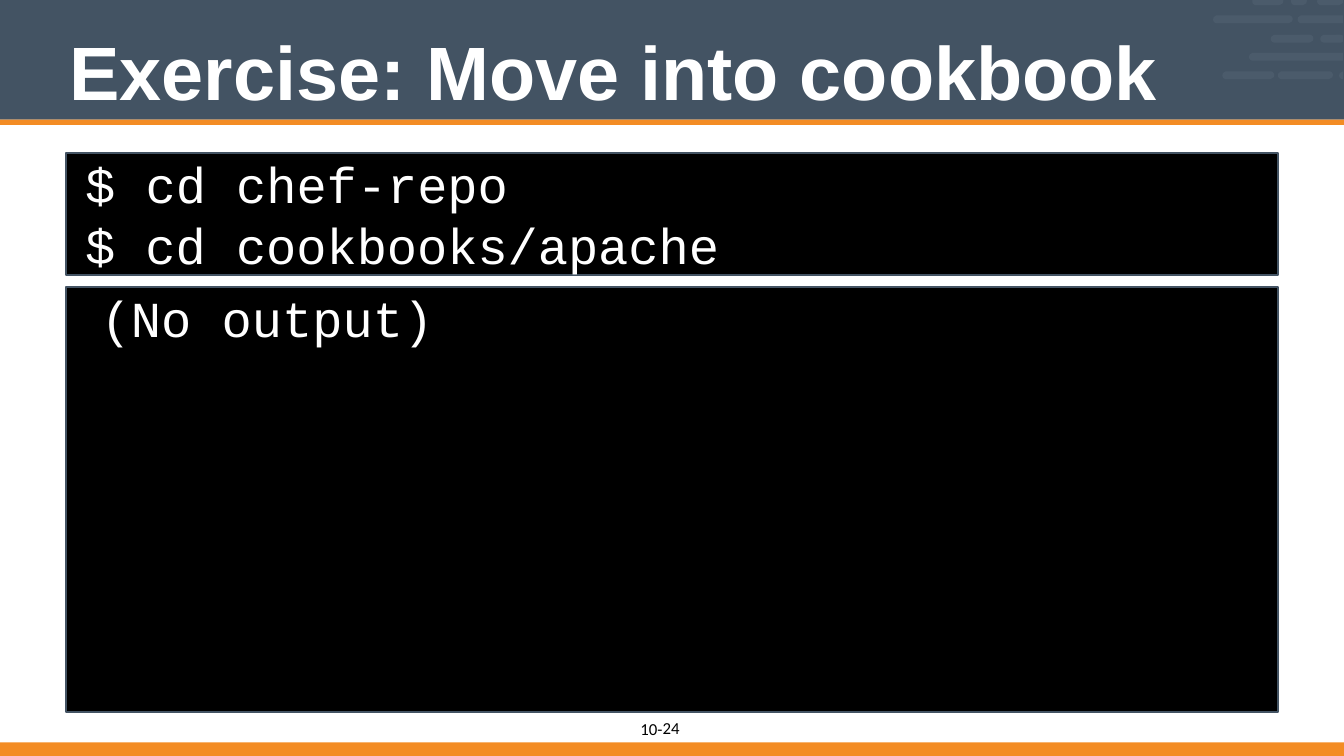
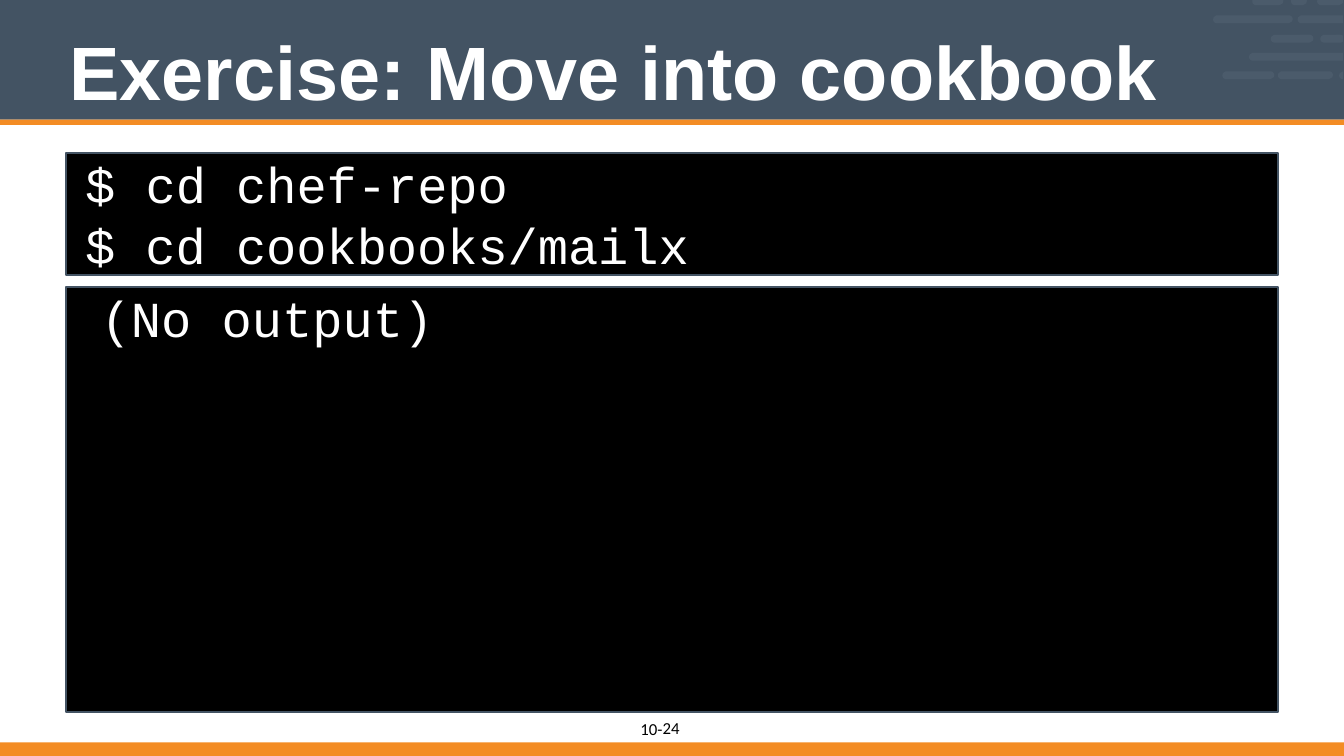
Before and after one commit to vinyar/chef-intermediate, a slide deck: slide 24 of 10-introduction_to_chefspec.pptx. Drawn at 1344x756 pixels with LibreOffice and Linux fonts; fonts in the diff are those of the drawing. Boxes give left, top, right and bottom in pixels: in the first picture for what was removed or moved away, otherwise in the second. Text is boxed around its words. In the diff, an @@ line names an element or a change of style, - is before the commit and + after.

Commit message:
Revert "Changed chefspec section to use apache as an example instead of mailx."

```diff
--- a/10-introduction_to_chefspec.pptx
+++ b/10-introduction_to_chefspec.pptx
@@ text in rectangle at (x1=145, y1=227, x2=689, y2=278): text changed @@
-$ cd cookbooks/apache
+$ cd cookbooks/mailx
```
Also in this commit, not shown: 8 other slides changed.
